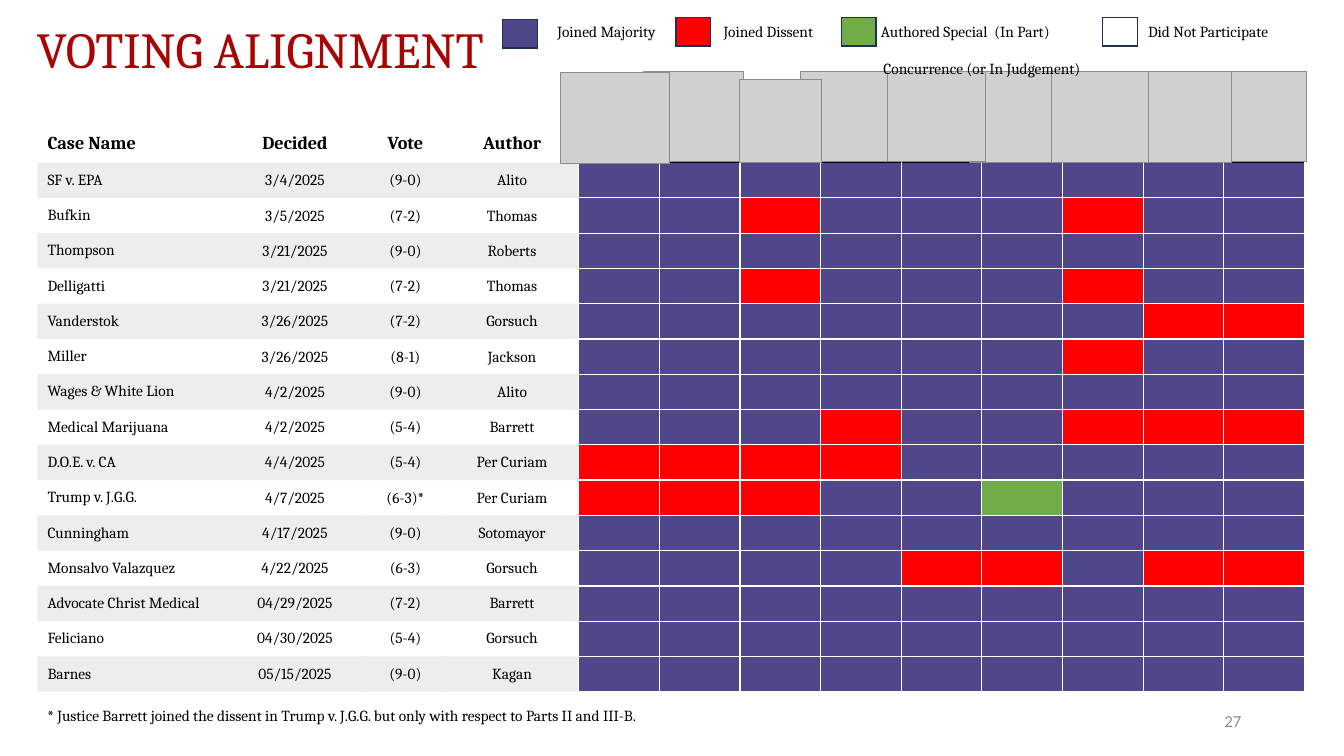
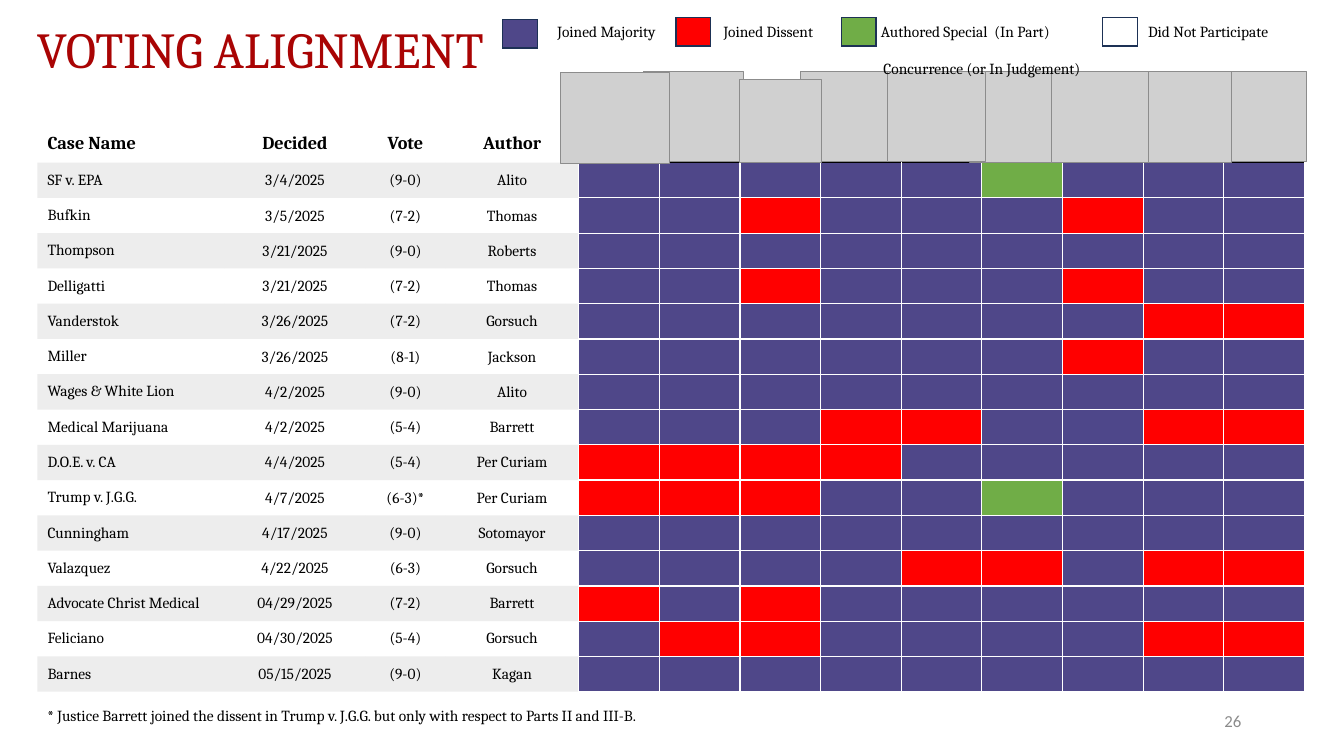
Before and after one commit to JakeTruscott/scotuswatch, a slide deck: slide 26 of Stat Reviews/OT24_StatReview/compilation/SCOTUSBlog/statpack_OT24.pptx (slide 27 before the commit). Drawn at 1344x756 pixels with LibreOffice and Linux fonts; fonts in the diff are those of the drawing; grey boxes stand for pictures. Boxes give left, top, right and bottom in pixels: in the first picture for what was removed or moved away, otherwise in the second. Text is boxed around its words. In the diff, an @@ line names an element or a change of style, - is before the commit and + after.

```diff
--- a/Stat Reviews/OT24_StatReview/compilation/SCOTUSBlog/statpack_OT24.pptx
+++ b/Stat Reviews/OT24_StatReview/compilation/SCOTUSBlog/statpack_OT24.pptx
@@ table at (37,124,1305,692) @@
-row 13, column 1: Monsalvo Valazquez
+row 13, column 1: Valazquez
@@ fill #4F4789 to #70AD47 in row 2, column 10 @@
@@ fill #4F4789 to #FF0000 in 7 cells @@
@@ fill #FF0000 to #4E478A in row 9, column 11 @@
@@ page number at (1224,716,1241,727): text changed @@
-27
+26
```
Also in this commit, not shown: 20 other slides changed, 1 slide removed, 9 other files.
